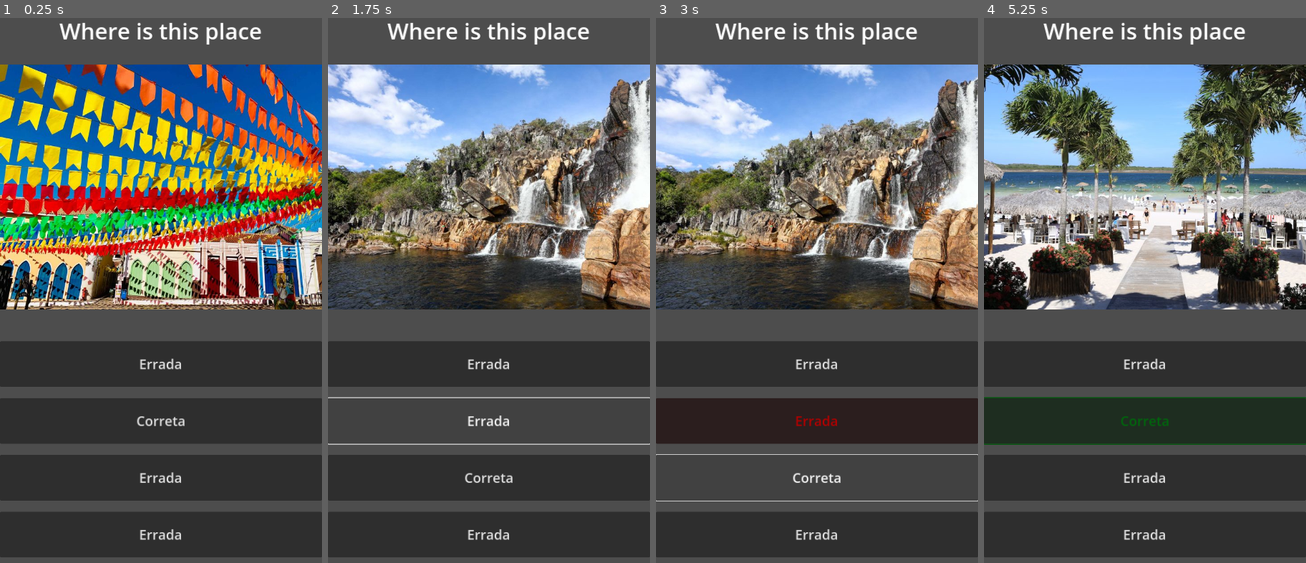
Above: before the commit, frames 1-4 (left to right).
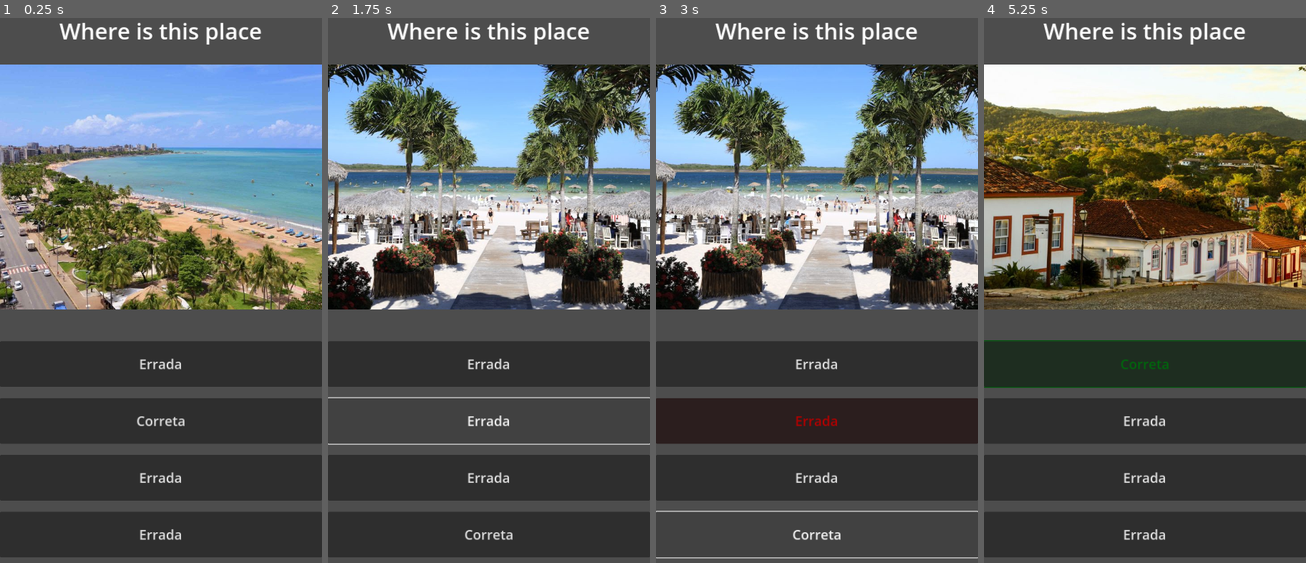
Above: after the commit, the same moments.

Repository: BrunoFernandesf/quiz-game
Game: Godot game, scene res://scenes/main.tscn
Same seed, same stepped clock (60 frames per second), same inputs: the game is played once before the commit and once after it.
Inputs:
- Up to frame 1 (0.25 s): no input
- Up to frame 2 (1.75 s): click "Errada" at 0.5 s; click "Correta" at 1.25 s
- Up to frame 3 (3 s): click "Errada" at 2 s; click "Correta" at 2.75 s
- Up to frame 4 (5.25 s): click "Errada" at 3.5 s; click "Errada" at 4.25 s; click "Correta" at 5 s

The runs differ from the first frame. In frame 1, 45% of the frame differs, in the area x 0-100%, y 8-54%; in frame 2, 42%; in frame 3, 42%; in frame 4, 44%.

Commit message:
aplicado randomizacao para as perguntas e respostas

Diff:
--- a/scripts/game_controller.gd
+++ b/scripts/game_controller.gd
@@ -17,13 +17,17 @@
 	for button in $Control/ButtonHolder.get_children():
 		buttons.append(button)
 
+	array_randomize(quiz.theme)
+
 	quiz_load()
 
 func quiz_load():
 	if(index >= quiz.theme.size()):
-		print("Acabaram as perguntas")
+		print("No more questions")
 		game_over()
 		return
+
+	array_randomize(quiz.theme[index].question_amount)
 
 	question_label.text = quiz.theme[index].question_info
 	question_image.texture = quiz.theme[index].question_image
@@ -61,3 +65,9 @@
 
 func _on_button_pressed():
 	get_tree().reload_current_scene()
+
+func array_randomize(array: Array):
+	var array_temp
+	array_temp = array
+	array_temp.shuffle()
+	return array_temp
